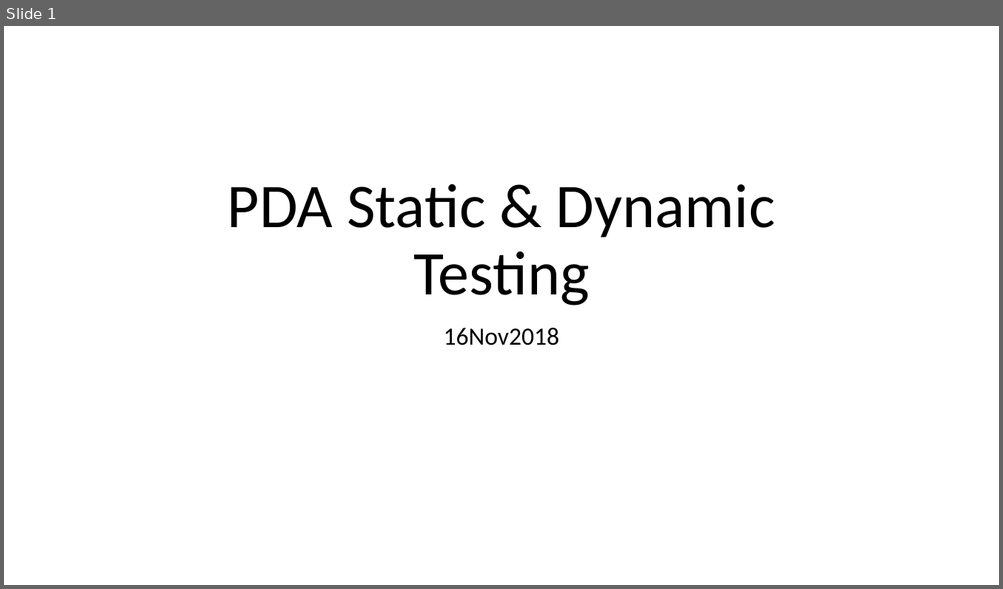
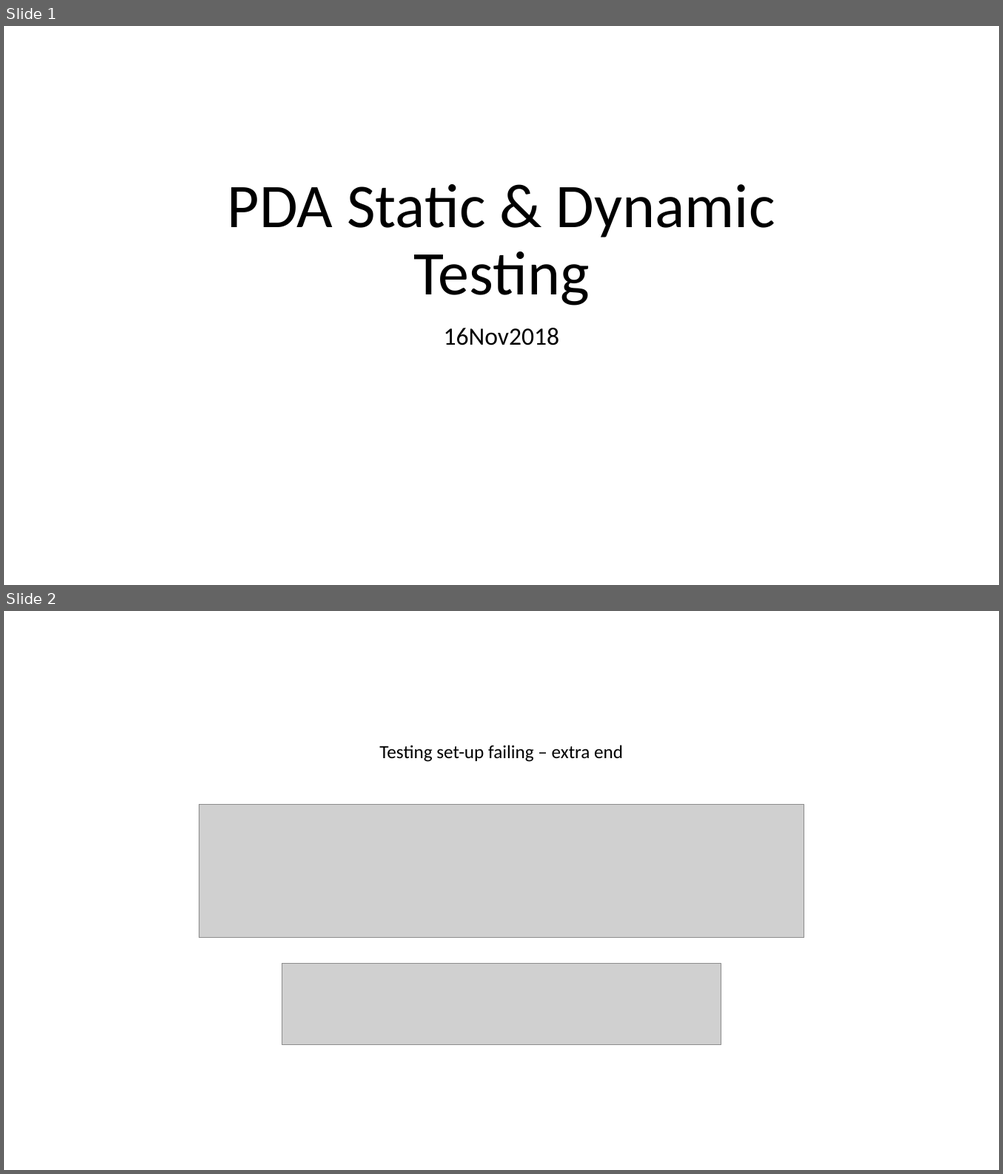
Before and after one commit to catf62/catriona_ford_PDA, a slide deck: catriona_ford_PDA/Static_and_Dynaic_Testing.pptx. Shown one above the other, each under a label of ours: slide 1 before the commit, slides 1 and 2 after it. The pictures are 1003x589 and 1003x1174 pixels, drawn with LibreOffice and Linux fonts; fonts in the diff are those of the drawing; grey boxes stand for pictures. Boxes give left, top, right and bottom in pixels: in the first picture for what was removed or moved away, otherwise in the second. Text is boxed around its words. In the diff, an @@ line names an element or a change of style, - is before the commit and + after.

Commit message:
testing exercise complete

```diff
--- a/catriona_ford_PDA/Static_and_Dynaic_Testing.pptx
+++ b/catriona_ford_PDA/Static_and_Dynaic_Testing.pptx
@@ slide 2 added at (x1=4, y1=611, x2=999, y2=1170), background #FFFFFF @@
@@ text added at (x1=379, y1=745, x2=623, y2=762), 18 pt, text #000000 @@
+Testing set-up failing – extra end
@@ picture added at (x1=199, y1=805, x2=804, y2=939) @@
@@ picture added at (x1=282, y1=964, x2=721, y2=1046) @@
```
Also in this commit, not shown: 7 other slides added, 10 other files.
